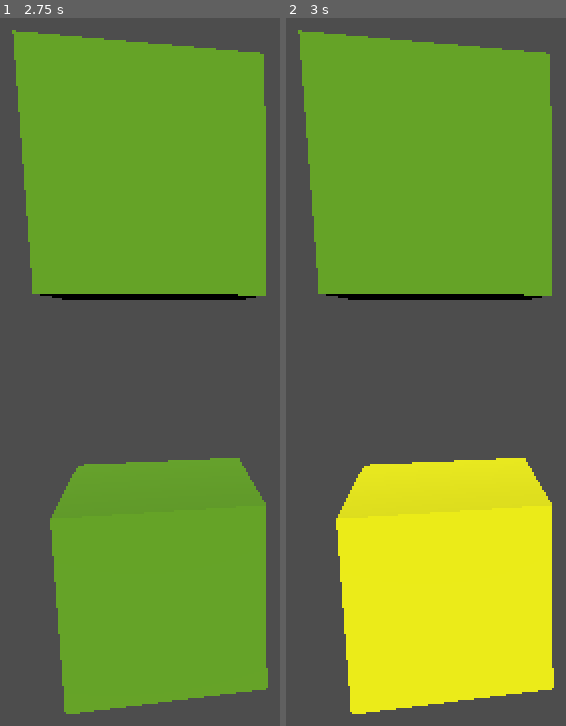
Above: before the commit, frames 1-2 (left to right).
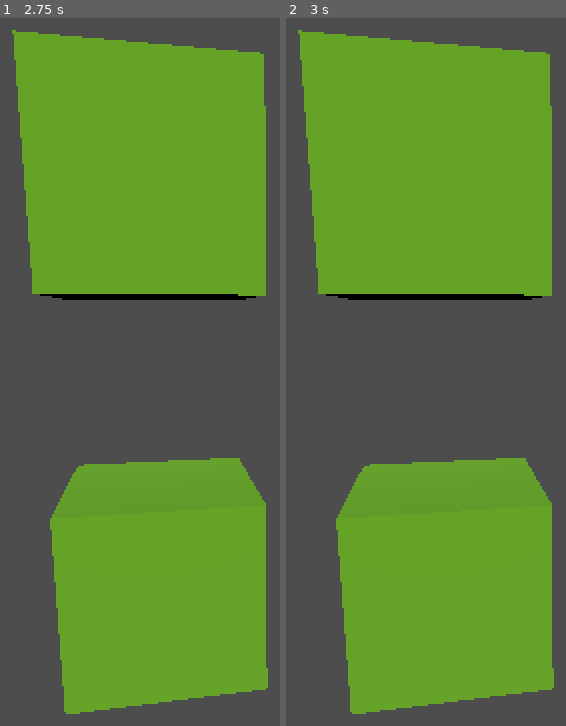
Above: after the commit, the same moments.

Repository: Emeraudia/LetsCraft
Game: Godot game, scene res://Main.tscn
Same seed, same stepped clock (60 frames per second), same inputs: the game is played once before the commit and once after it.
Inputs (mouse positions are in pixels of both pictures, inside the frame that each line leads up to):
- Up to frame 1 (2.75 s): tap Enter at 0.5, 2 s; move the mouse to (outside the picture) at 0.52 s; hold B (B) 0.53-1.28 s; tap C (Create) at 0.8, 1.35 s; tap Space at 1.25 s; move the mouse to (outside the picture) at 1.27 s; tap N (N) at 1.55 s; move the mouse to (outside the picture) at 2.02 s; hold N (N) from 2.03 s (still down); click (outside the picture) at 2.3 s
- Up to frame 2 (3 s): tap Space at 2.75 s; move the mouse to (482, 605) at 2.77 s; release N (N) at 2.78 s; click (482, 605) at 2.85 s

Frame 1 is identical in both runs. In frame 2, 25% of the frame differs, in the area x 17-96%, y 62-99%.

Commit message:
selection v2
1 seul mode de selection desormais

Diff:
--- a/Main.gd
+++ b/Main.gd
@@ -5,9 +5,7 @@
 #Only : selection max de 1 piece
 enum SelectionMode {
 	Off,
-	Area,
-	Multi,
-	Only,
+	On,
 }
 
 enum TranslationMode {
@@ -20,8 +18,7 @@
 	On,
 }
 
-var pieceClicked = false
-var mode = SelectionMode.Only
+var mode = SelectionMode.On
 var translate = TranslationMode.Off
 var creation = CreationMode.Off
 var pieceNb = 1
@@ -50,16 +47,6 @@
 		instance.get_child(0).clicked.connect(select_piece)
 
 
-
-	#selection
-	if(Input.is_action_pressed("click_gauche") && pieceClicked == false && mode != SelectionMode.Off):
-		unselectAll()
-	elif(Input.is_action_pressed("click_gauche")):
-		pieceClicked = false
-
-	#Change color of the selection
-	for i in listSelection:
-		i.get_child(0).change_color(Color(1, 1, 0, 1.0))
 
 	#mouvement
 	if(!listSelection.is_empty() && Input.is_action_pressed("click_gauche") && translate != TranslationMode.Off):
@@ -97,28 +84,32 @@
 func selection_mode():
 	if (Input.is_action_pressed("B")):
 		reset_mode()
-		mode = SelectionMode.Multi
+		mode = SelectionMode.On
 	elif (Input.is_action_pressed("N")):
 		reset_mode()
-		mode = SelectionMode.Only
+		mode = SelectionMode.Off
 	elif(Input.is_action_pressed("Plan")):
 		reset_mode()
 		translate = TranslationMode.Plan
 	elif(Input.is_action_pressed("Profondeur")):
 		reset_mode()
 		translate = TranslationMode.Profondeur
-	elif(Input.is_action_pressed("Create")):
+	elif(Input.is_action_pressed("Create")): #key c and left click to create a piece
 		reset_mode()
 		creation = CreationMode.On
 
 #recupere la derniere piece cliquer et l'ajoute a la liste de selection en fonction du mode
 func select_piece(node):
-	pieceClicked = true
-	if (mode == SelectionMode.Multi  && listSelection.find(node) == -1):
-		listSelection.append(node)
-	elif(mode == SelectionMode.Only):
-		unselectAll()
-		listSelection.append(node)
+	if(mode == SelectionMode.On):
+		if(listSelection.find(node) == -1):
+			node.get_child(0).change_color(Color(1, 1, 0, 1.0))
+			listSelection.append(node)
+		else:
+			deselect_piece(node)
+
+func deselect_piece(node):
+	listSelection.remove_at(listSelection.find(node))
+	node.get_child(0).change_color(Color(0.42, 0.69, 0.13, 1.0))
 
 #deselectionne toutes les pieces
 func unselectAll():
--- a/Piece.gd
+++ b/Piece.gd
@@ -14,7 +14,7 @@
 
 # Called every frame. 'delta' is the elapsed time since the previous frame.
 func _process(_delta):
-	if(enter && Input.is_action_pressed("click_gauche")):
+	if(enter && Input.is_action_just_pressed("click_gauche")):
 		emit_signal("clicked",get_parent())
 
 func _on_mouse_entered():
